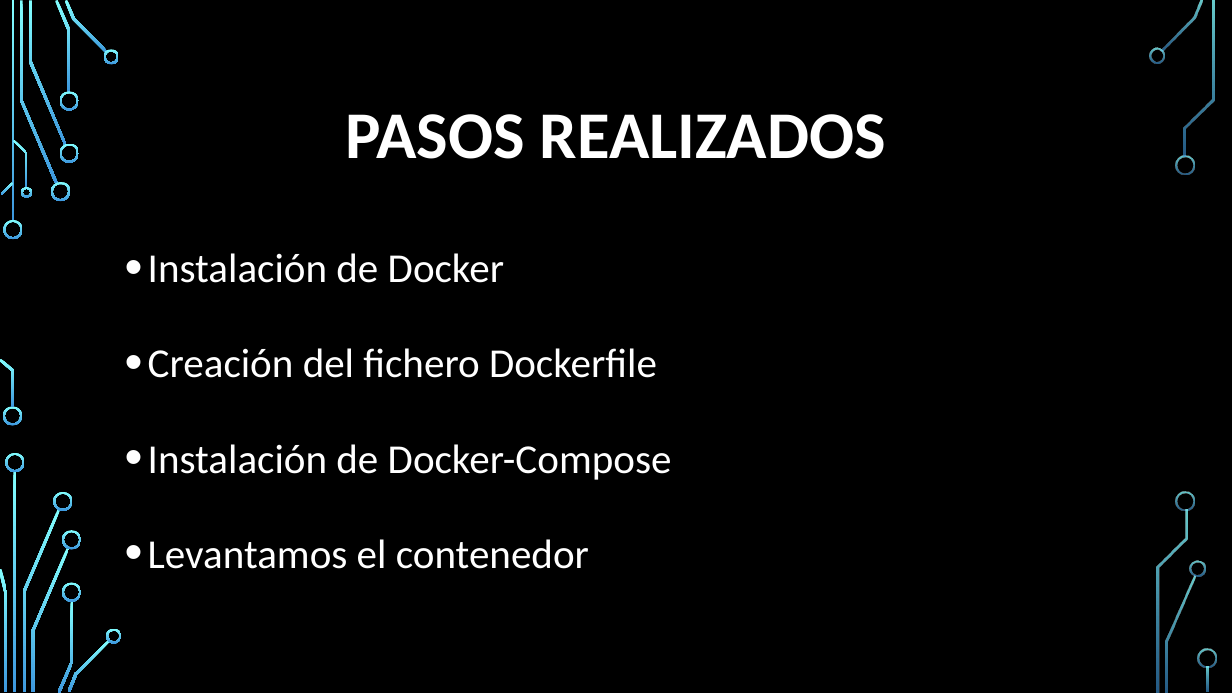
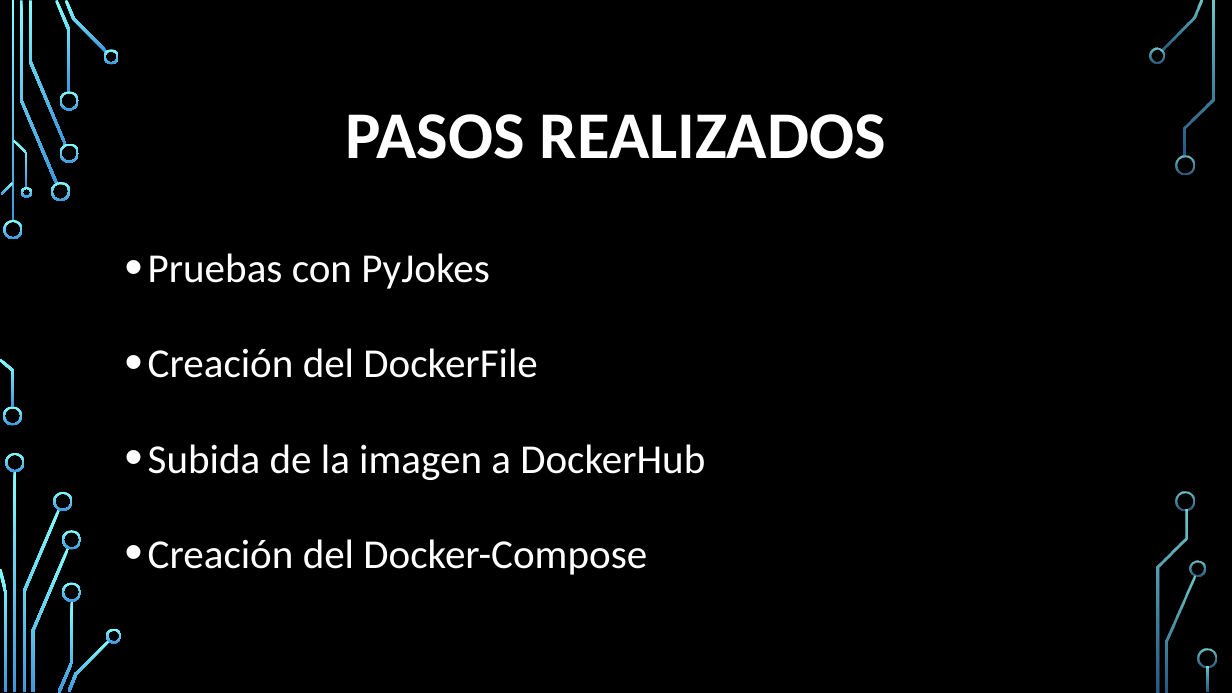
Before and after one commit to Fadria/SGE-Repte-00-Grup-B, a slide deck: slide 5 of Exposicions/Presentación 2 Docker y Python 3 Grupo B.pptx (slide 4 before the commit). Drawn at 1232x693 pixels with LibreOffice and Linux fonts; fonts in the diff are those of the drawing; background and template pictures are left out. Boxes give left, top, right and bottom in pixels: in the first picture for what was removed or moved away, otherwise in the second. Text is boxed around its words. In the diff, an @@ line names an element or a change of style, - is before the commit and + after.

```diff
--- a/Exposicions/Presentación 2 Docker y Python 3 Grupo B.pptx
+++ b/Exposicions/Presentación 2 Docker y Python 3 Grupo B.pptx
@@ text at [148, 253, 705, 575]: text changed @@
-• Instalación de Docker
-• Creación del fichero Dockerfile
-• Instalación de Docker-Compose
-• Levantamos el contenedor
+• Pruebas con PyJokes
+• Creación del DockerFile
+• Subida de la imagen a DockerHub
+• Creación del Docker-Compose
```
Also in this commit, not shown: 13 other slides changed, 2 slides added, 5 other files.
